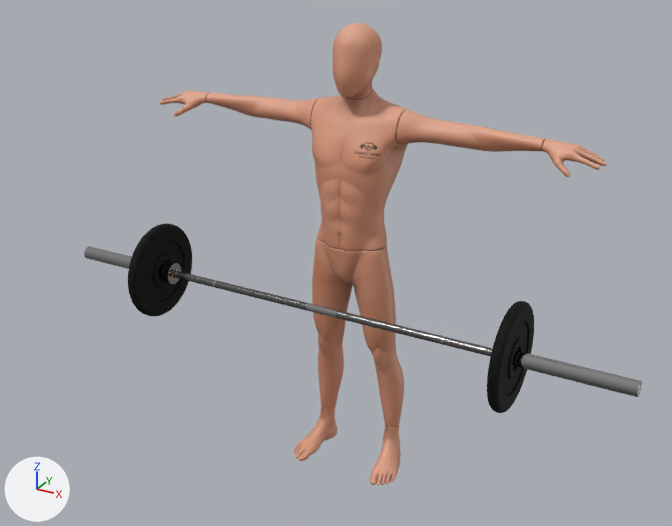
The glTF model models/remo_barra.glb: old version first, new version second.
Both versions are drawn from a 50 mm lens placed at (1.35, -2.9, 2.31), pointed at (-0.09, -0.29, 1.01). Every picture has the same lights, and +X, +Y and +Z are marked at lower left. Both versions are drawn at frame 96 of the action 'Barra olimpica.001Action'; the numbers are the values there.

Names of what the first picture shows: 'Barra olimpica.001', 'Mesh.001'.
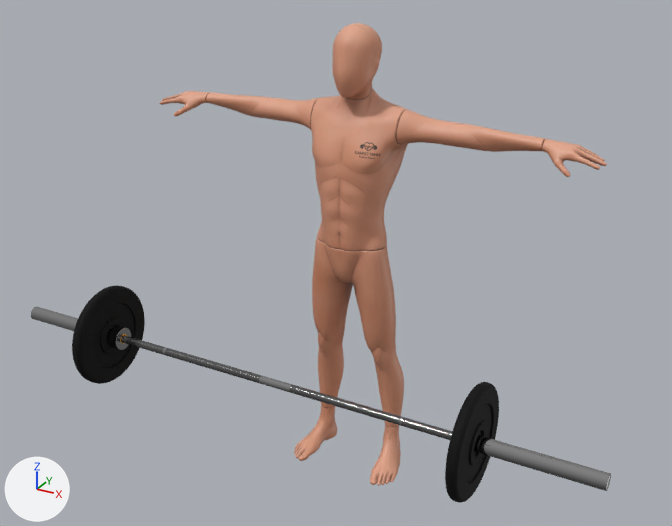
What changed in the scene script:
```text
Change ob_barra_olimpica_001:
    ob_barra_olimpica_001.location: (-0.171, -0.336, 0.837) -> (-0.171, -0.65, 0.702)
```

Location of each change, [x1, y1, x2, y2] in pixels of the pictures (672 x 526 px):
'Barra olimpica.001', moved
    before: [84, 223, 642, 413]
    after: [31, 285, 611, 503]
